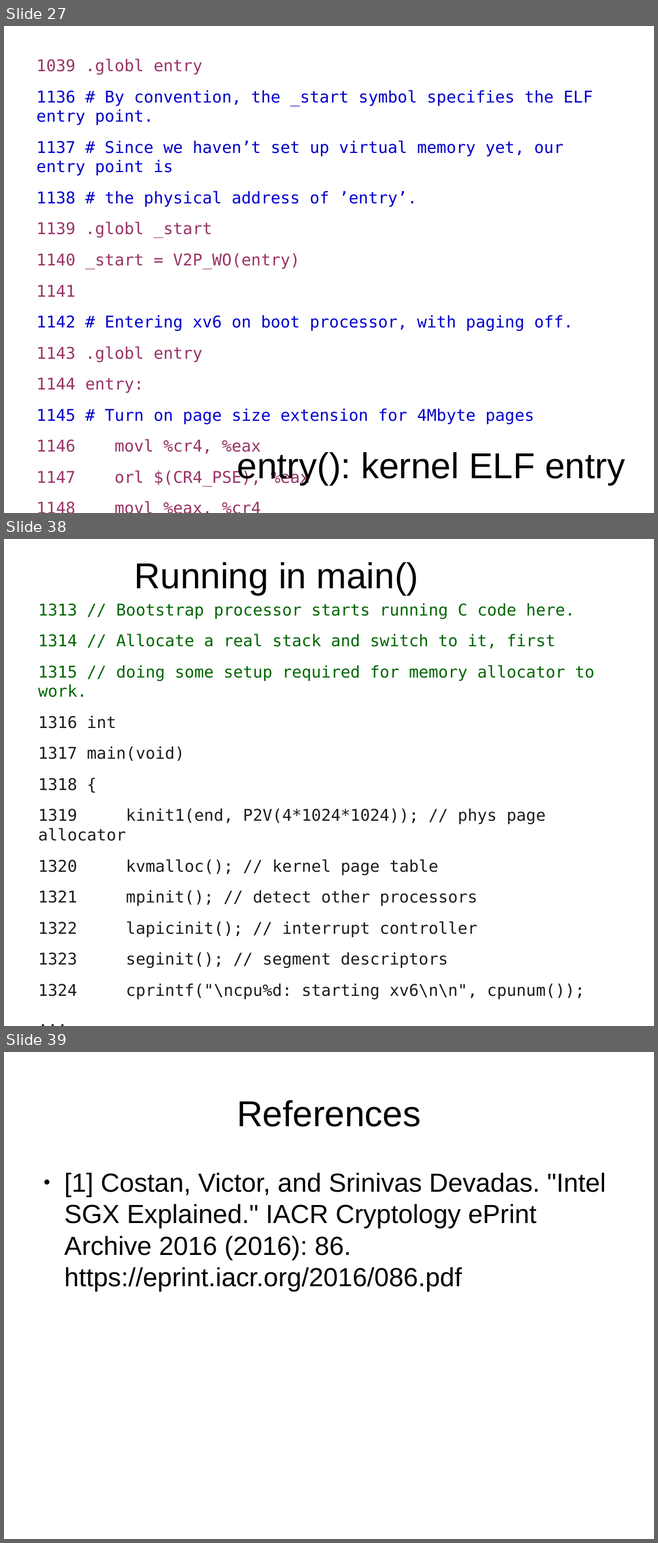
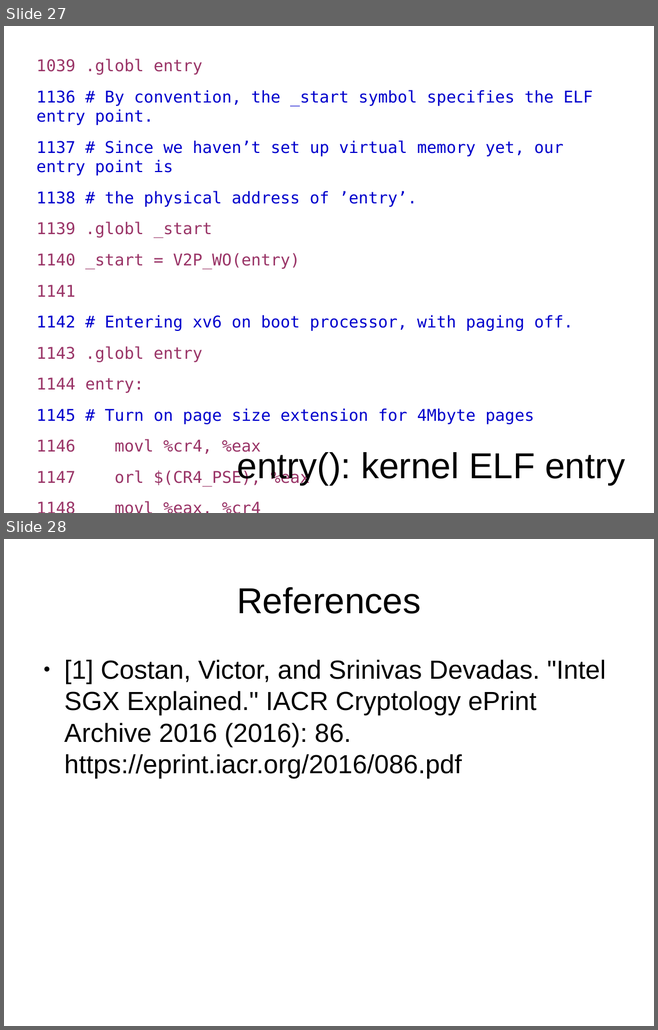
Before and after one commit to antonburtsev/cs5460, a slide deck: lectures/lecture07-system-boot/lecture07-system-boot.odp. Shown one above the other, each under a label of ours: slides 27, 38 and 39 before the commit, slides 27 and 28 after it; the slides between them are not shown. The pictures are 658x1543 and 658x1030 pixels, drawn with LibreOffice and Linux fonts; fonts in the diff are those of the drawing. Boxes give left, top, right and bottom in pixels: in the first picture for what was removed or moved away, otherwise in the second. Text is boxed around its words. In the diff, an @@ line names an element or a change of style, - is before the commit and + after.

Commit message:
Lecture 09 -- Finishing kernel boot

```diff
--- a/lectures/lecture07-system-boot/lecture07-system-boot.odp
+++ b/lectures/lecture07-system-boot/lecture07-system-boot.odp
@@ slide 38 removed at [4, 539, 654, 1026], background #FFFFFF @@
@@ title removed at [134, 562, 419, 595] @@
-Running in main()
@@ text removed at [38, 603, 594, 1000] @@
-1313 // Bootstrap processor starts running C code here.
-1314 // Allocate a real stack and switch to it, first
-1315 // doing some setup required for memory allocator to work.
-1316 int
-1317 main(void)
-1318 {
-1319 kinit1(end, P2V(4*1024*1024)); // phys page allocator
-1320 kvmalloc(); // kernel page table
-1321 mpinit(); // detect other processors
-1322 lapicinit(); // interrupt controller
-1323 seginit(); // segment descriptors
-1324 cprintf("\ncpu%d: starting xv6\n\n", cpunum());
-...
-1340 }
@@ what was slide 39 is now slide 28 @@
```
Also in this commit, not shown: 10 other slides removed, 6 other files.
